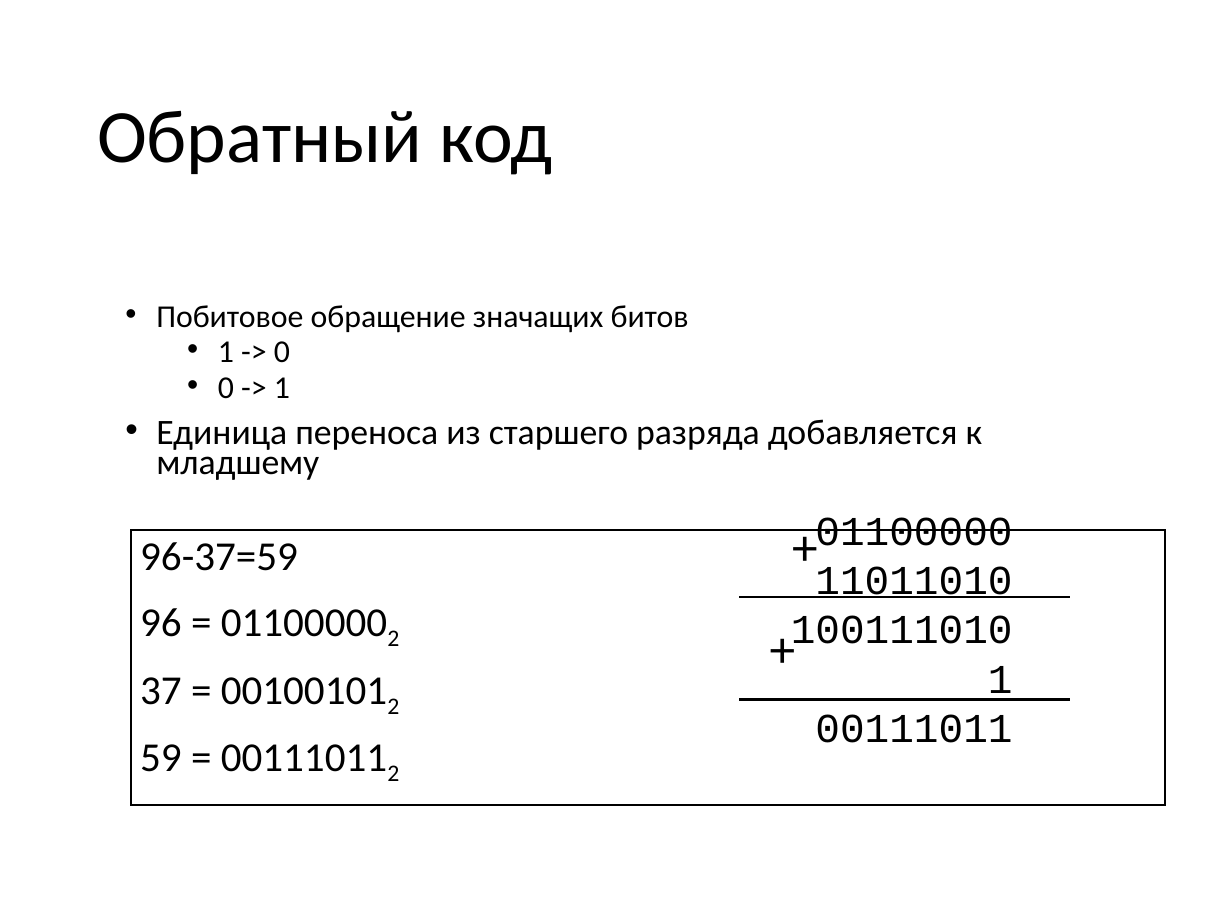
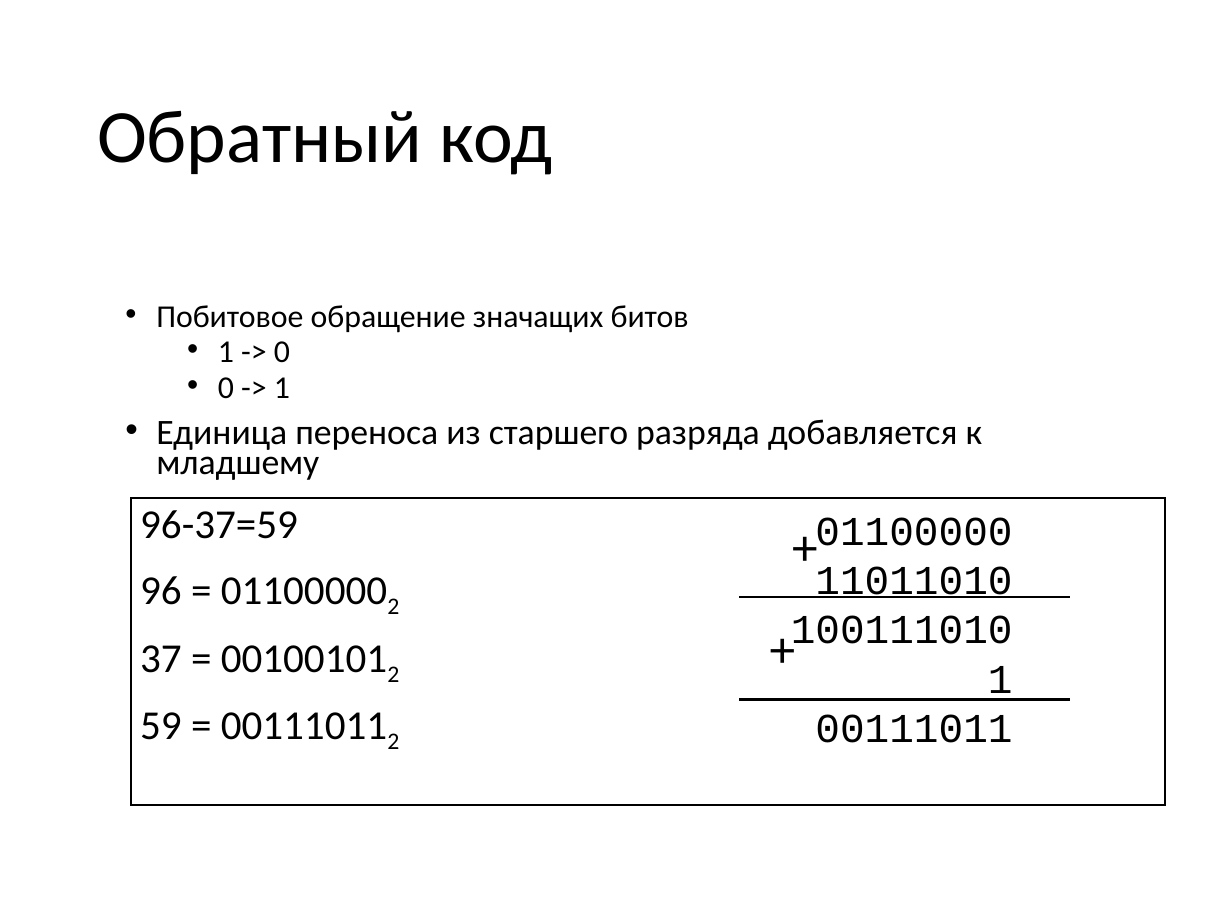
Before and after one commit to Stanislav-Sartasov/spsu-mm-se-programming, a slide deck: slide 35 of First term/1. Язык С - начало.pptx. Drawn at 1232x924 pixels with LibreOffice and Linux fonts; fonts in the diff are those of the drawing. Boxes give left, top, right and bottom in pixels: in the first picture for what was removed or moved away, otherwise in the second. Text is boxed around its words. In the diff, an @@ line names an element or a change of style, - is before the commit and + after.

```diff
--- a/First term/1. Язык С - начало.pptx
+++ b/First term/1. Язык С - начало.pptx
@@ rectangle "96-37=59": place and size @@
-rectangle "96-37=59" at bbox=[131, 530, 1164, 804]
+rectangle "96-37=59" at bbox=[131, 498, 1164, 804]
```
Also in this commit, not shown: 2 other slides changed, 2 other files.
